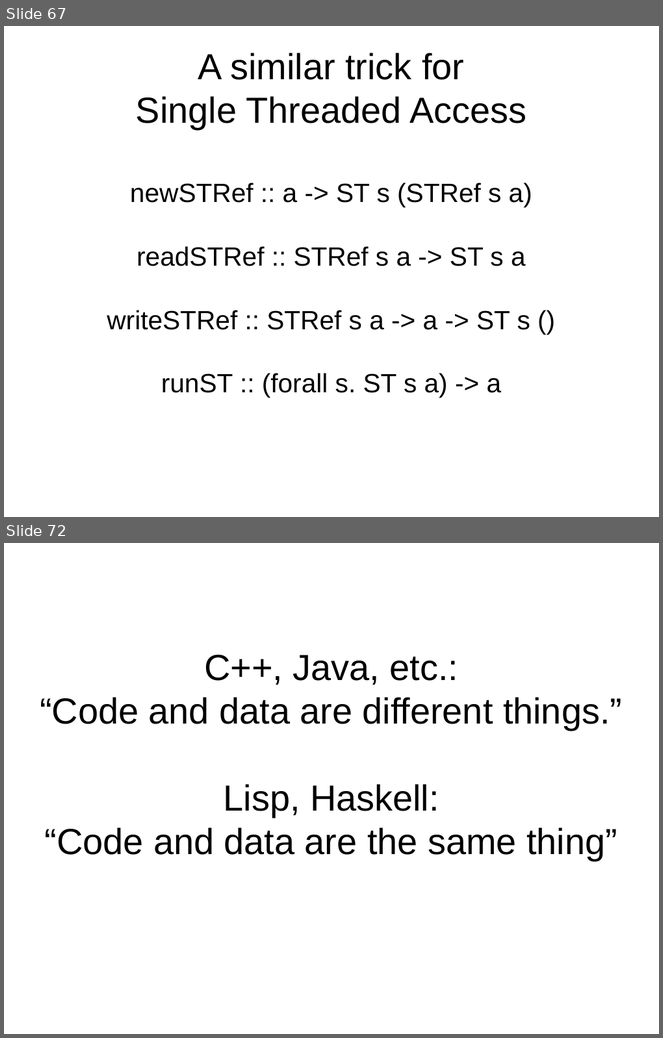
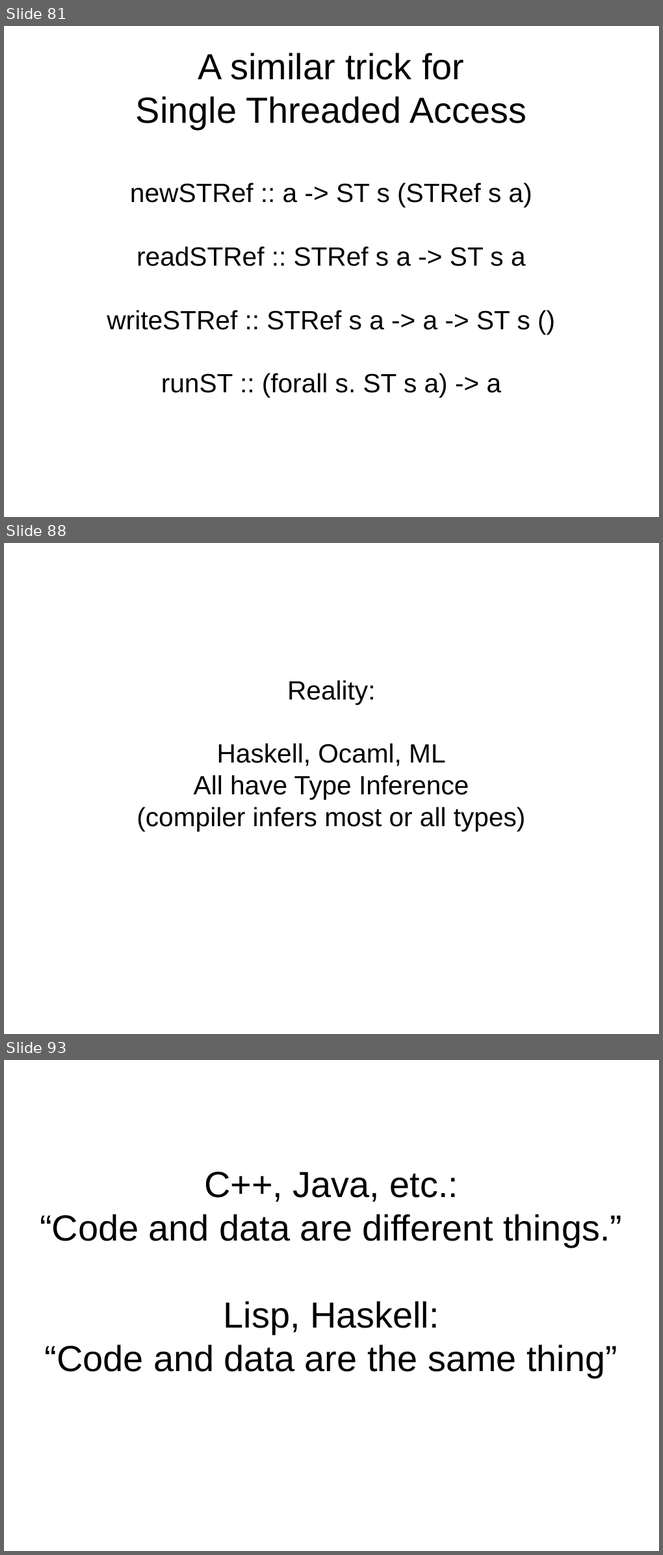
Before and after one commit to bhurt/presentations, a slide deck: statictyping.odp. Shown one above the other, each under a label of ours: slides 67 and 72 before the commit, slides 81, 88 and 93 after it; the slides between them are not shown. The pictures are 663x1038 and 663x1555 pixels, drawn with LibreOffice and Linux fonts; fonts in the diff are those of the drawing. Boxes give left, top, right and bottom in pixels: in the first picture for what was removed or moved away, otherwise in the second. Text is boxed around its words. In the diff, an @@ line names an element or a change of style, - is before the commit and + after.

```diff
--- a/statictyping.odp
+++ b/statictyping.odp
@@ slide 88 added at [4,543,659,1034], background #FFFFFF @@
@@ subtitle added at [137,680,526,832], 32 pt, text #000000 @@
+Reality:
+Haskell, Ocaml, ML
+All have Type Inference
+(compiler infers most or all types)
@@ what was slide 67 is now slide 81 @@
@@ what was slide 72 is now slide 93 @@
```
Also in this commit, not shown: 3 slides changed, 16 other slides added, 7 slides removed.
